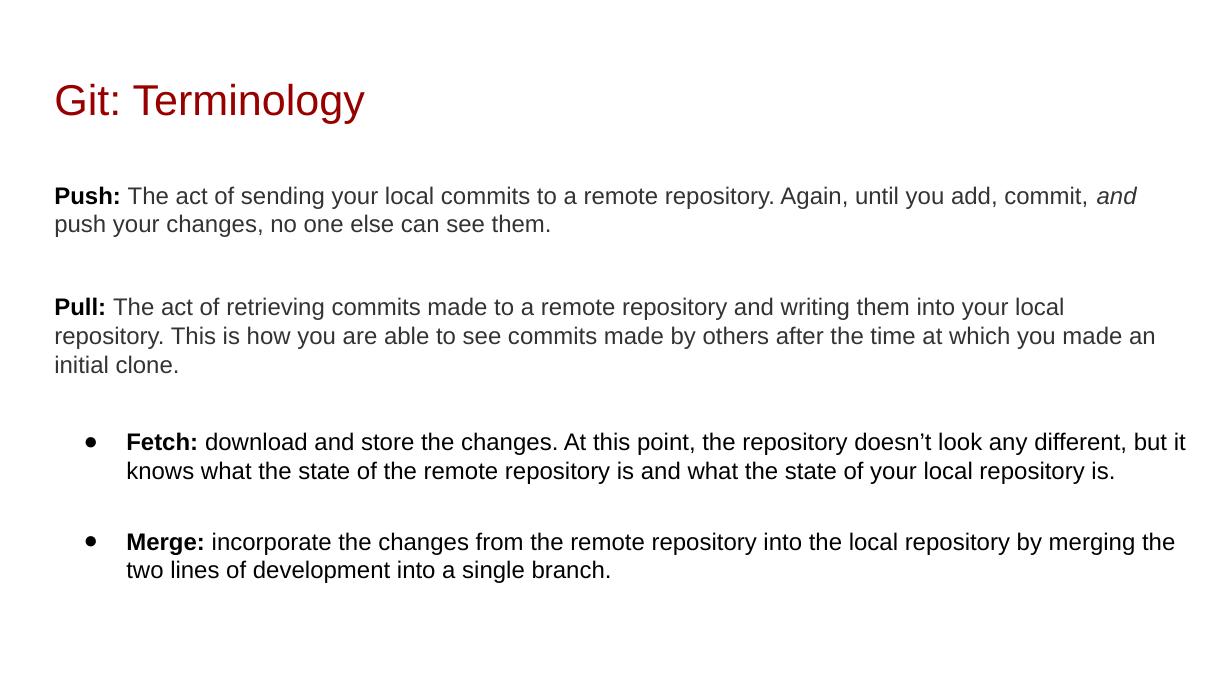
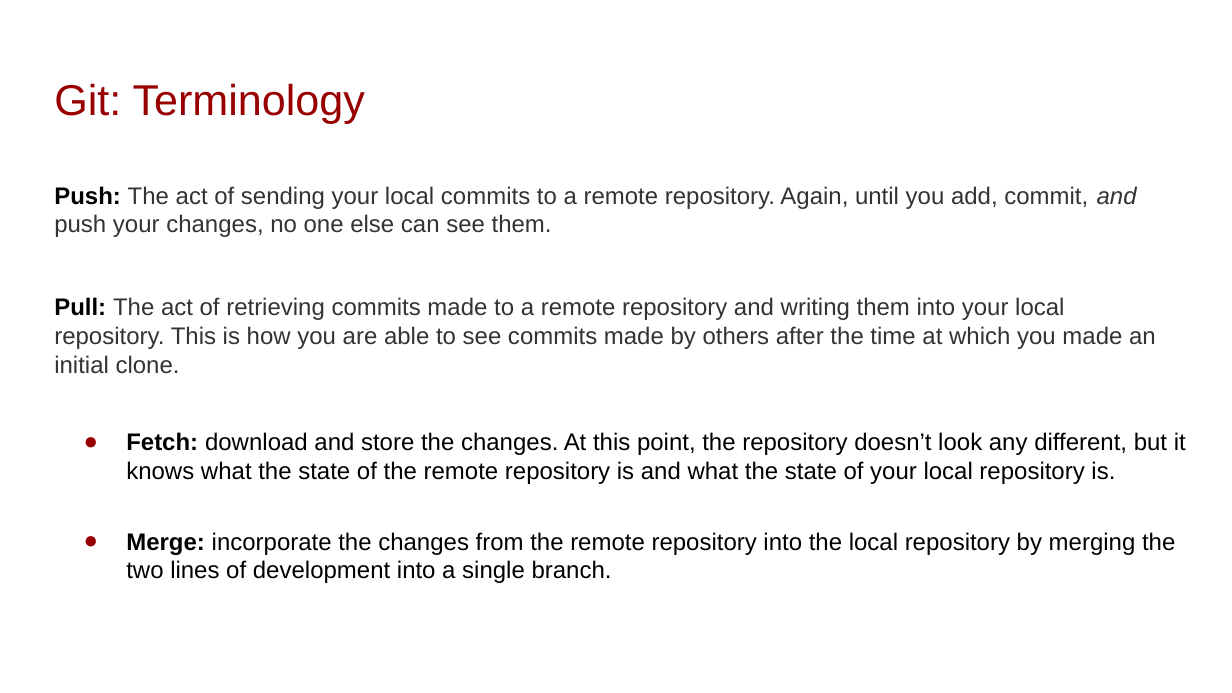
Before and after one commit to leobix/mban22_software_tools, a slide deck: slide 10 of Orientation/Session4_Git/VersionControl.pptx. Drawn at 1232x693 pixels with LibreOffice and Linux fonts; fonts in the diff are those of the drawing. Boxes give left, top, right and bottom in pixels: in the first picture for what was removed or moved away, otherwise in the second. Text is boxed around its words. In the diff, an @@ line names an element or a change of style, - is before the commit and + after.

Commit message:
Fix git slides color

```diff
--- a/Orientation/Session4_Git/VersionControl.pptx
+++ b/Orientation/Session4_Git/VersionControl.pptx
@@ text "Fetch: download and store the ..." at bbox=[126, 432, 1186, 484]: bullet colour #000000 to #980000 @@
@@ text "Merge: incorporate the changes from ..." at bbox=[126, 532, 1175, 583]: bullet colour #000000 to #980000 @@
```
Also in this commit, not shown: 3 other slides changed.
